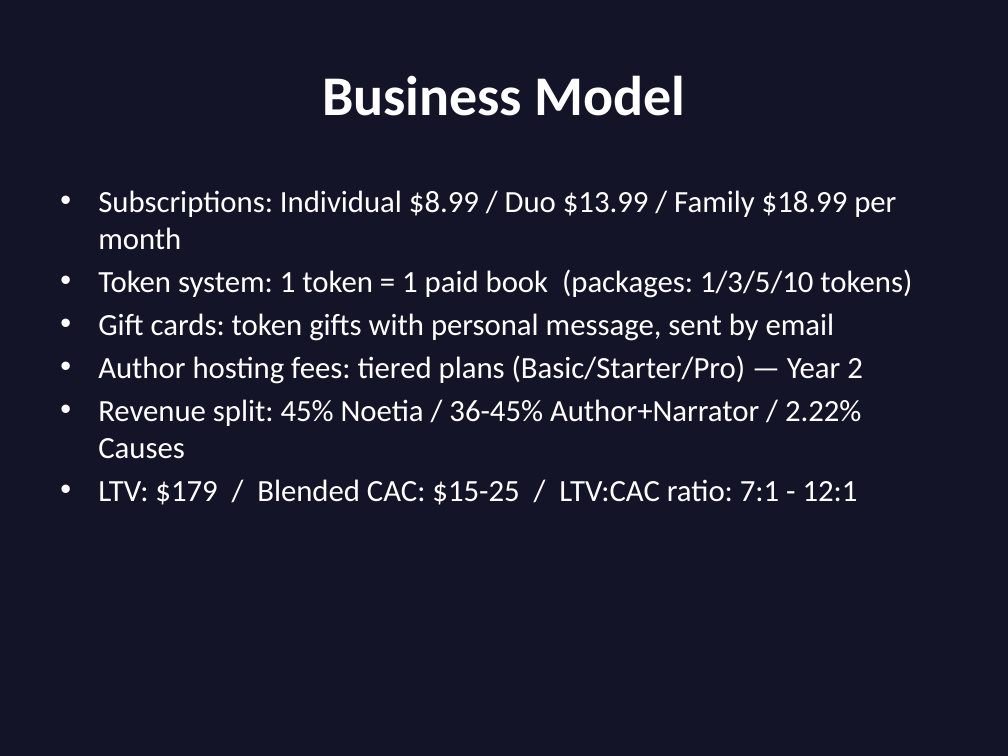
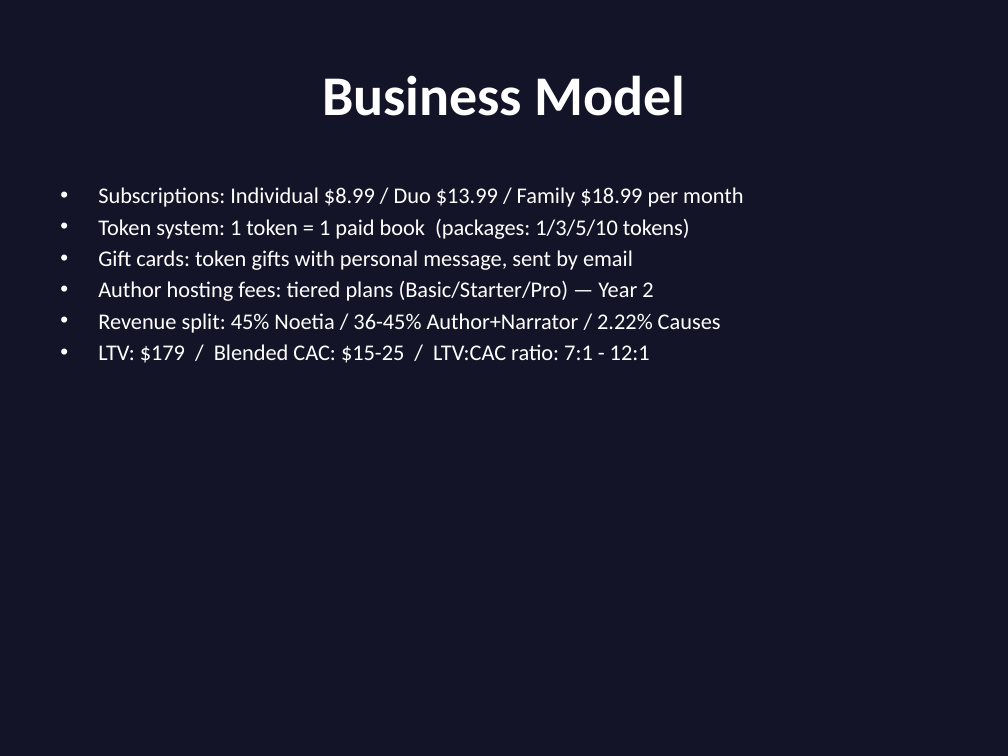
Before and after one commit to Carloskfe/noetia, a slide deck: slide 9 of docs/Noetia_Presentation.pptx. Drawn at 1008x756 pixels with LibreOffice and Linux fonts; fonts in the diff are those of the drawing. Boxes give left, top, right and bottom in pixels: in the first picture for what was removed or moved away, otherwise in the second. Text is boxed around its words. In the diff, an @@ line names an element or a change of style, - is before the commit and + after.

```diff
--- a/docs/Noetia_Presentation.pptx
+++ b/docs/Noetia_Presentation.pptx
@@ text "Subscriptions: Individual $8.99 / Duo ..." at (x1=98, y1=187, x2=743, y2=363): size 22 to 16 pt; less space between paragraphs @@
```
Also in this commit, not shown: 1 other slide changed.
